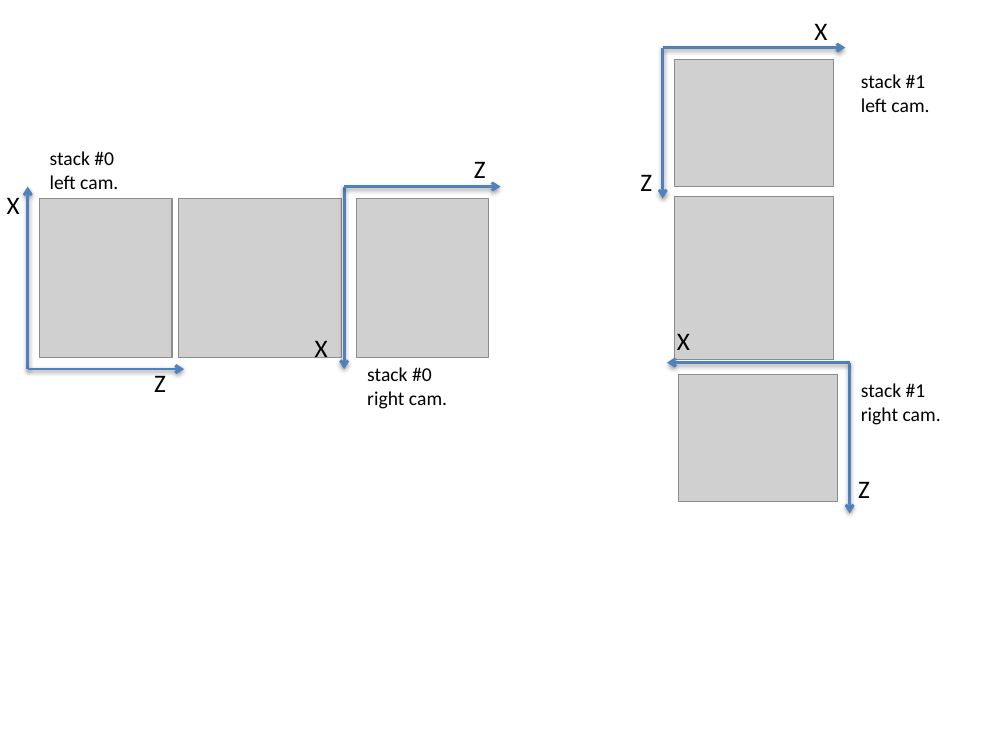
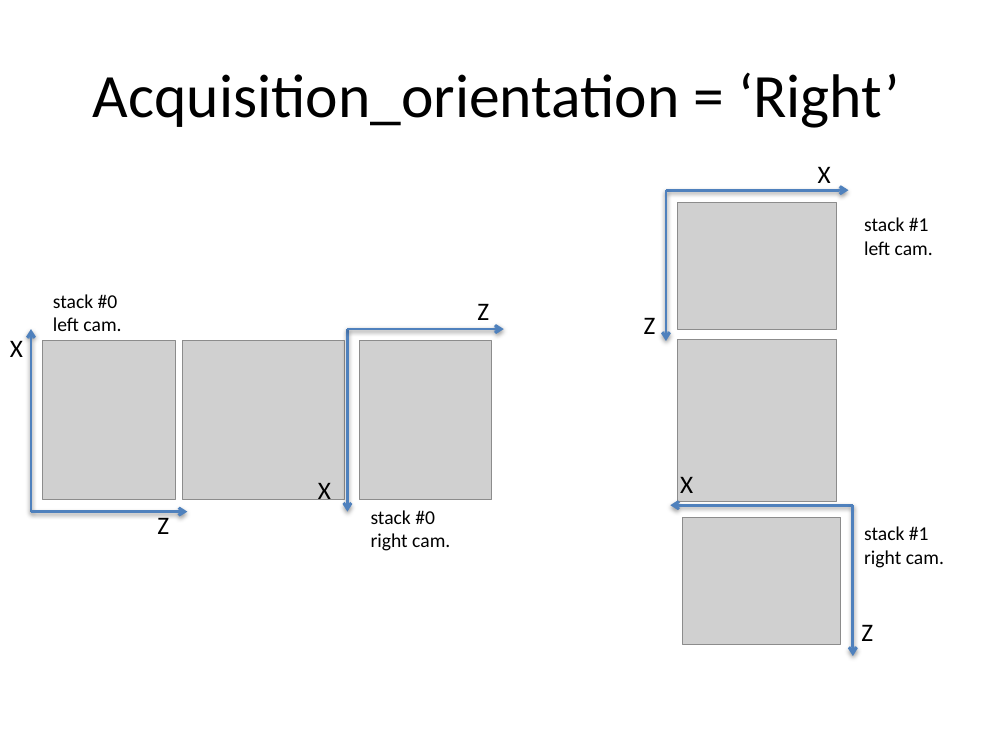
Before and after one commit to gcerutti/astec, a slide deck: slide 1 of documentation/figures/figures-fusion.pptx. Drawn at 1008x756 pixels with LibreOffice and Linux fonts; fonts in the diff are those of the drawing; grey boxes stand for pictures. Boxes give left, top, right and bottom in pixels: in the first picture for what was removed or moved away, otherwise in the second. Text is boxed around its words. In the diff, an @@ line names an element or a change of style, - is before the commit and + after.

```diff
--- a/documentation/figures/figures-fusion.pptx
+++ b/documentation/figures/figures-fusion.pptx
@@ title added at bbox=[93, 72, 900, 128], 44 pt, text #000000 @@
+Acquisition_orientation = ‘Right’
@@ 7 texts, 6 arrows, 1 picture: place and size @@
-7 texts, 6 arrows, 1 picture at bbox=[7, 47, 941, 425]
+7 texts, 6 arrows, 1 picture at bbox=[10, 191, 944, 568]
@@ 5 pictures, 5 texts, 2 arrows: place and size @@
-5 pictures, 5 texts, 2 arrows at bbox=[39, 23, 929, 513]
+5 pictures, 5 texts, 2 arrows at bbox=[43, 166, 933, 656]
```
Also in this commit, not shown: 4 other slides changed, 8 other files.
